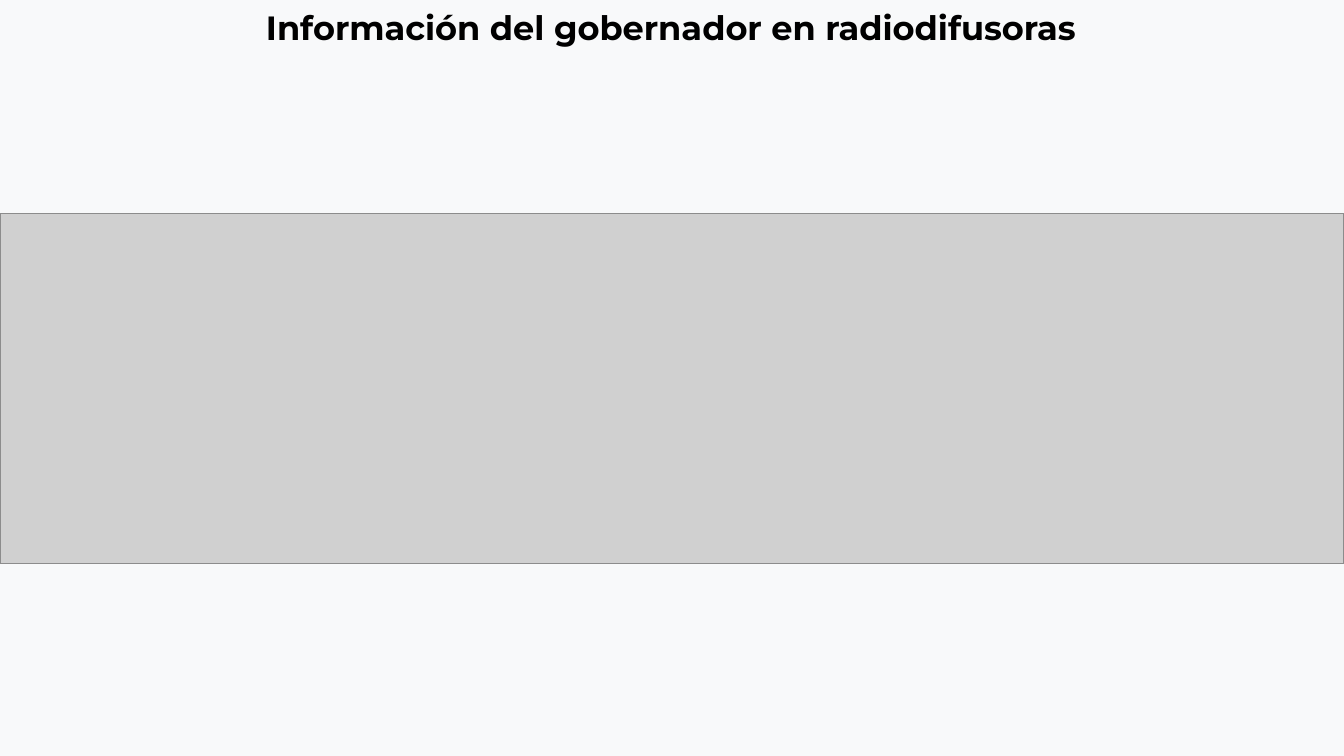
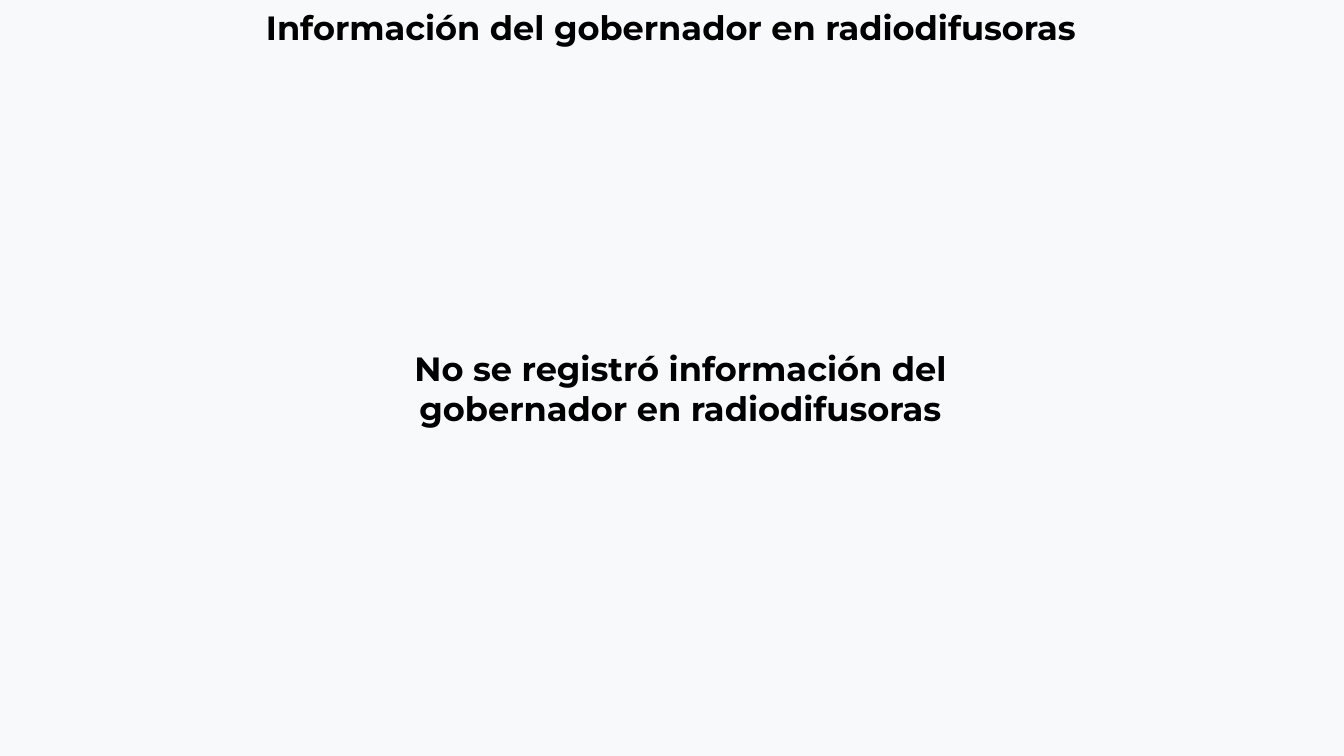
Before and after one commit to thelonious9/Reporteportadas, a slide deck: slide 13 of Reporte 141026.pptx. Drawn at 1344x756 pixels with LibreOffice and Linux fonts; fonts in the diff are those of the drawing; grey boxes stand for pictures. Boxes give left, top, right and bottom in pixels: in the first picture for what was removed or moved away, otherwise in the second. Text is boxed around its words. In the diff, an @@ line names an element or a change of style, - is before the commit and + after.

```diff
--- a/Reporte 141026.pptx
+++ b/Reporte 141026.pptx
@@ picture removed at (x1=0, y1=214, x2=1344, y2=564) @@
@@ text added at (x1=414, y1=354, x2=947, y2=428), 18 pt, text #000000, bold @@
+No se registró información del gobernador en radiodifusoras
```
Also in this commit, not shown: 5 other slides changed.
